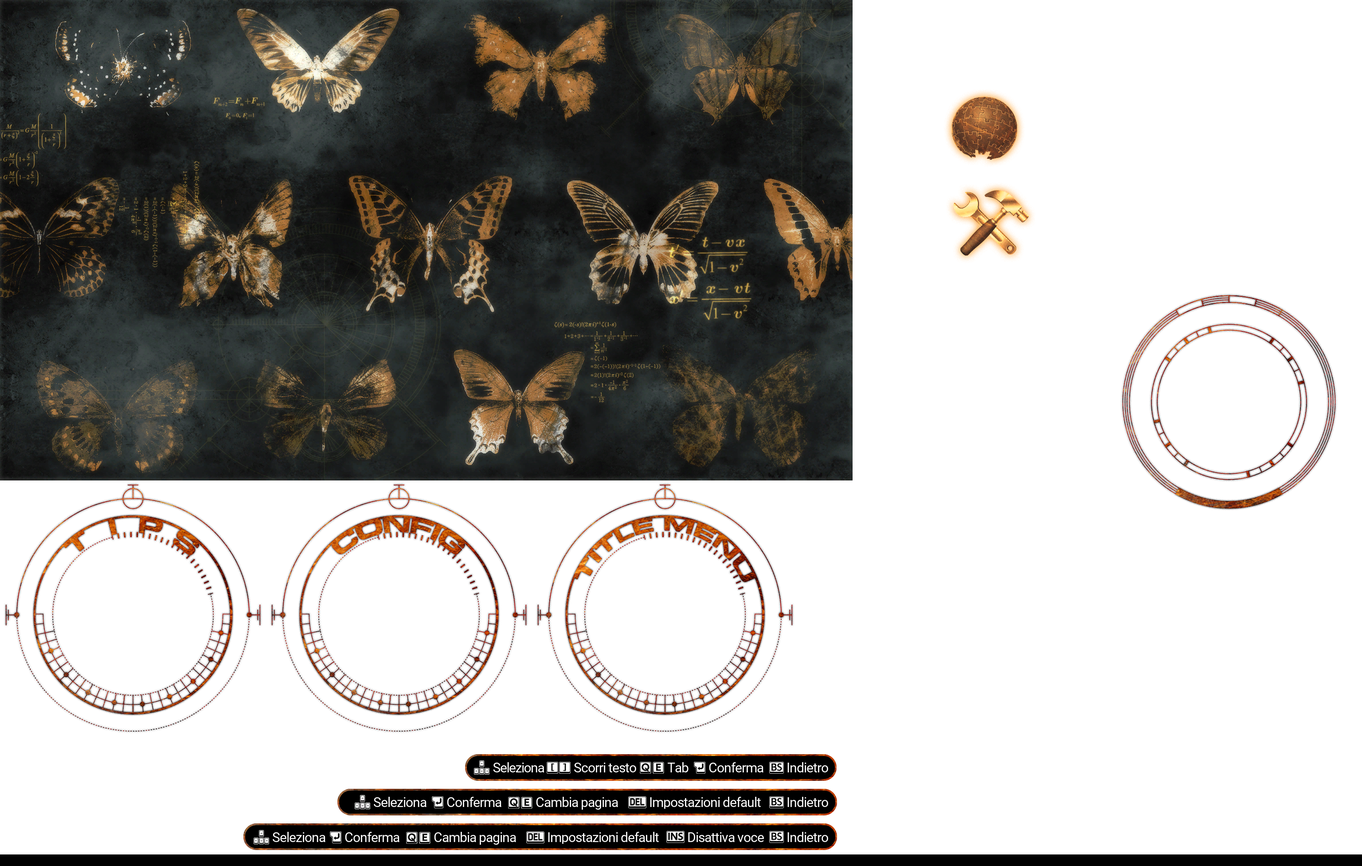
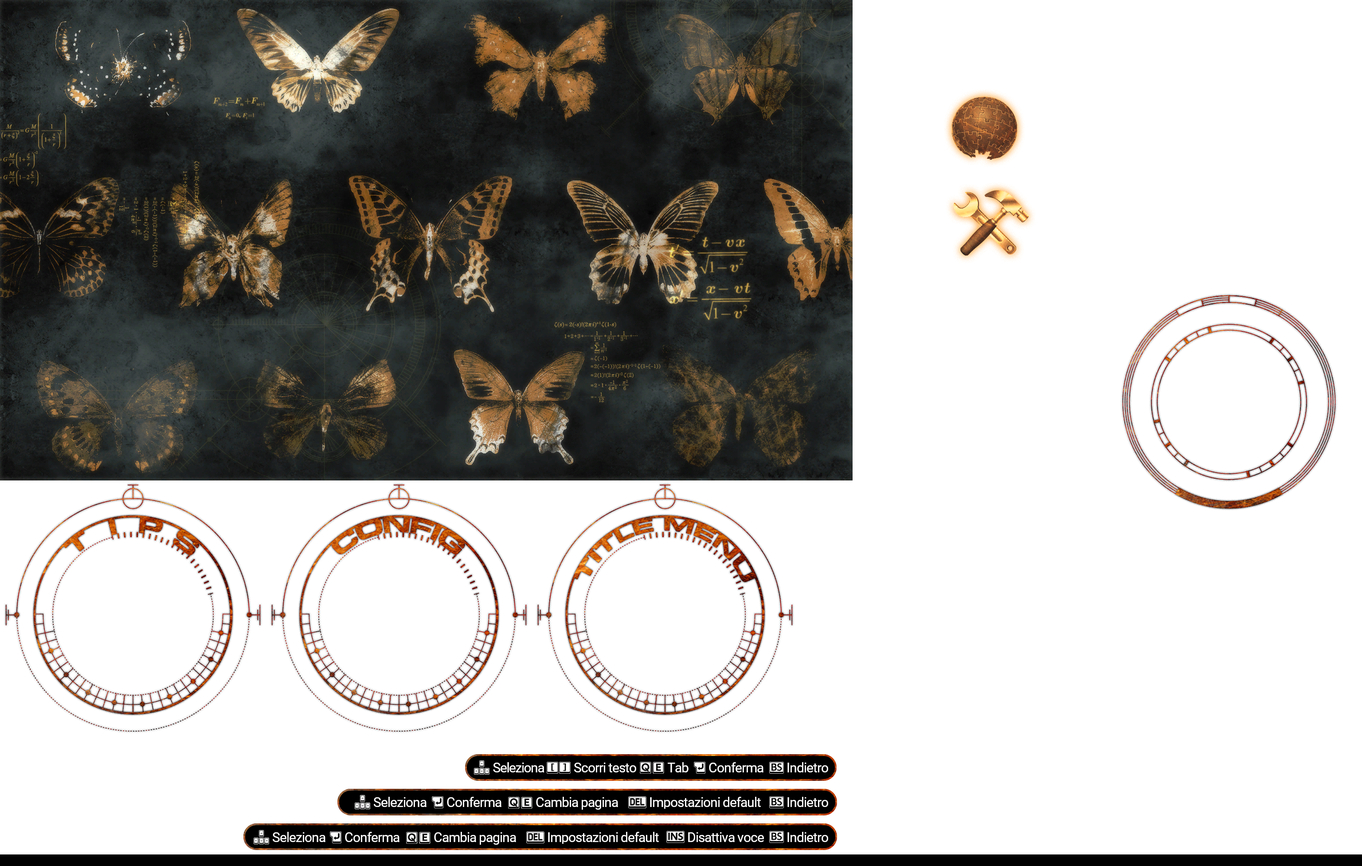
Before/after of a w=1362, h=866 layered artwork. What changed in the layer stack:
removed layer "Indietro #2" over [787, 831, 829, 842]
removed layer "Disattiva voce" over [688, 831, 765, 842]
removed layer "Impostazioni de..." over [548, 831, 660, 844]
removed layer "Cambia pagina" over [434, 831, 517, 845]
removed layer "Conferma #2" over [345, 831, 400, 842]
removed layer "Seleziona #2" over [272, 831, 326, 842]
removed layer "Indietro #1" over [787, 796, 829, 807]
removed layer "Impostazioni de... #1" over [650, 796, 762, 809]
removed layer "Cambia pagina #1" over [536, 796, 619, 810]
removed layer "Conferma #1" over [447, 796, 502, 807]
removed layer "Seleziona #1" over [373, 796, 427, 807]
removed layer "Indietro" over [787, 761, 829, 773]
removed layer "Conferma" over [709, 761, 764, 773]
removed layer "Tab" over [667, 761, 689, 773]
removed layer "Scorri testo" over [574, 761, 637, 773]
removed layer "Seleziona" over [493, 761, 545, 773]
painted on "SYSM_TIPS.dds" over [272, 761, 829, 845]
